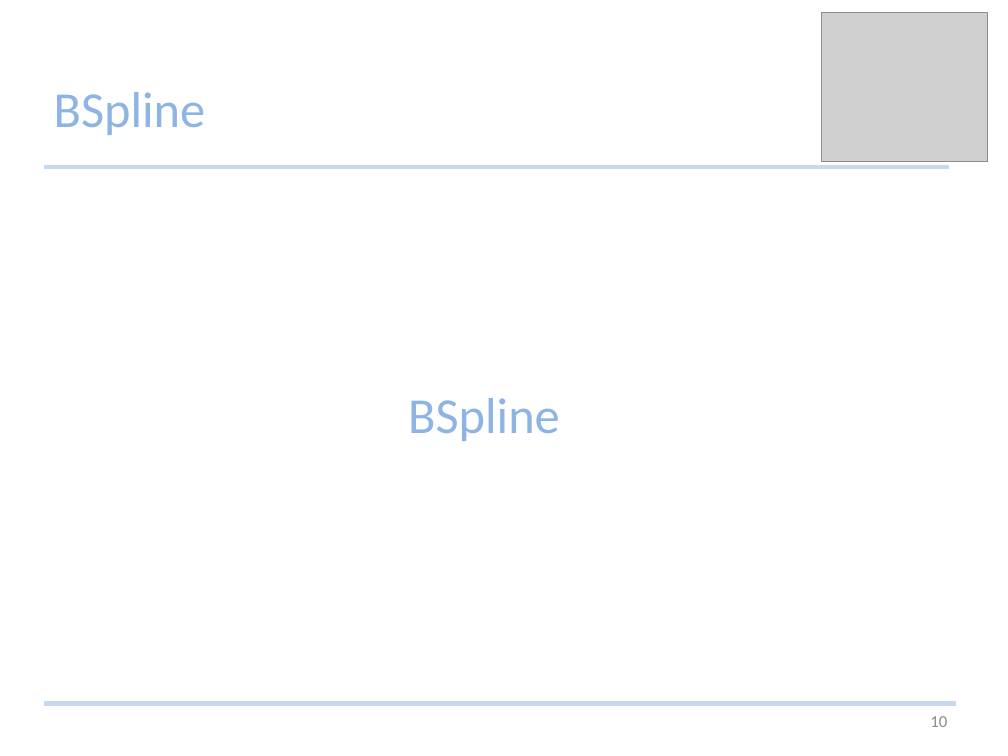
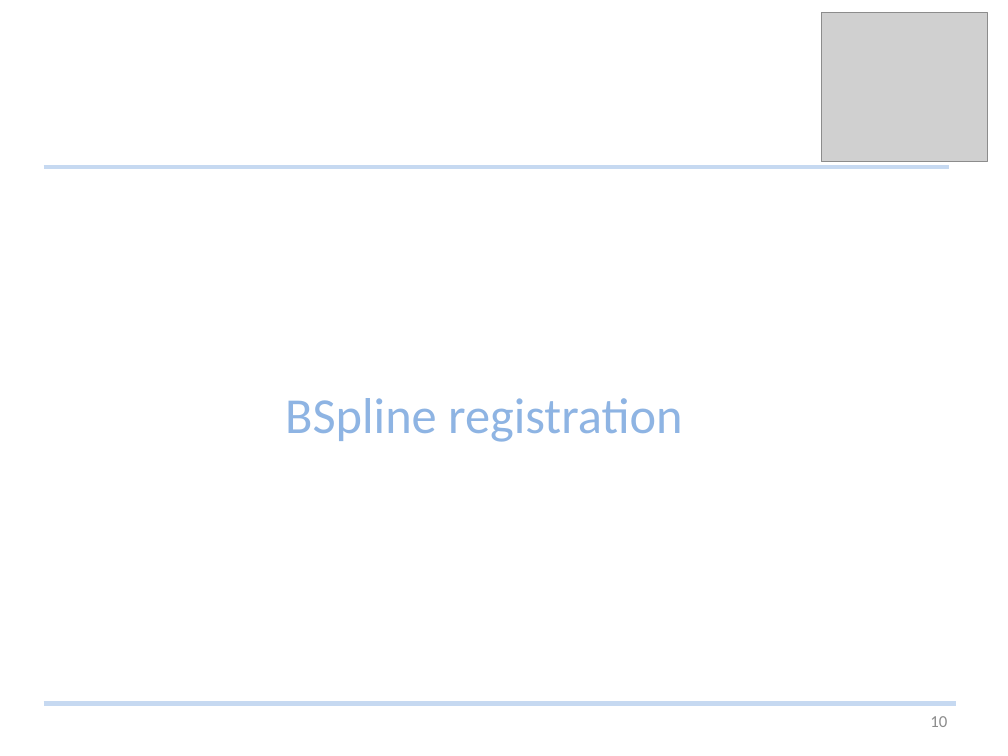
Before and after one commit to Studijacob/MIALab, a slide deck: slide 10 of wd/Documentation/MIALab presentation.pptx. Drawn at 1008x756 pixels with LibreOffice and Linux fonts; fonts in the diff are those of the drawing; grey boxes stand for pictures. Boxes give left, top, right and bottom in pixels: in the first picture for what was removed or moved away, otherwise in the second. Text is boxed around its words. In the diff, an @@ line names an element or a change of style, - is before the commit and + after.

```diff
--- a/wd/Documentation/MIALab presentation.pptx
+++ b/wd/Documentation/MIALab presentation.pptx
@@ title removed at [54,92,206,135] @@
-BSpline
@@ text at [285,398,682,442]: text changed @@
-BSpline
+BSpline registration
```
Also in this commit, not shown: 11 other slides changed, 6 slides added, 1 slide removed.
